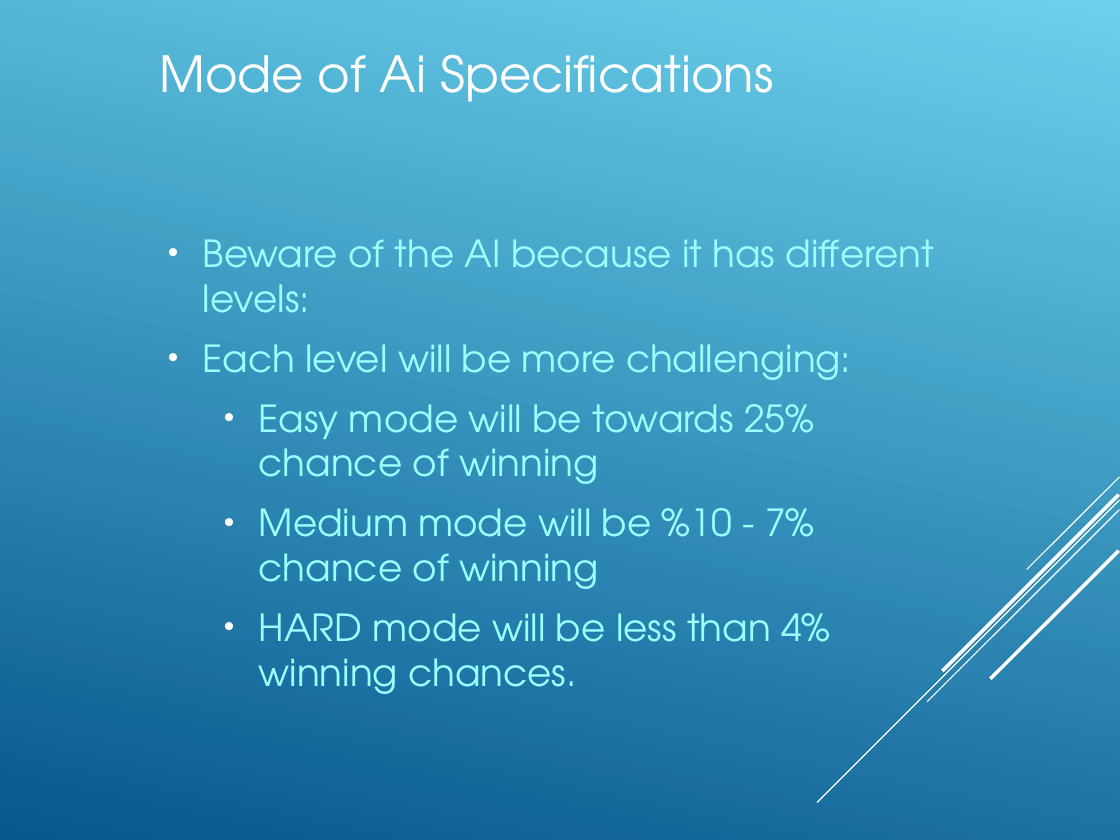
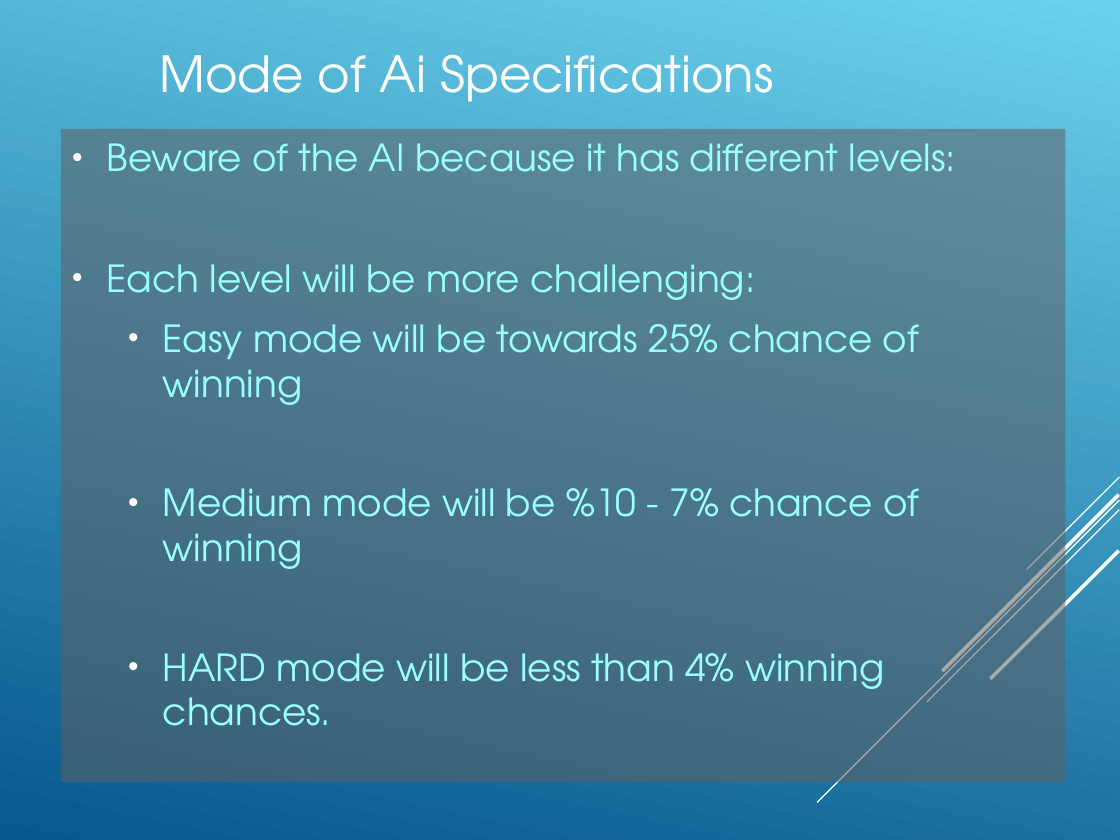
Before and after one commit to Amatarasu/A-Team, a slide deck: slide 34 of Power.Point.Presentation-bk.ppt. Drawn at 1120x840 pixels with LibreOffice and Linux fonts; fonts in the diff are those of the drawing. Boxes give left, top, right and bottom in pixels: in the first picture for what was removed or moved away, otherwise in the second. Text is boxed around its words. In the diff, an @@ line names an element or a change of style, - is before the commit and + after.

Commit message:
Fixed some formatting stuff on the powerpoint, its easier on the eyes and the formating was messy

```diff
--- a/Power.Point.Presentation-bk.ppt
+++ b/Power.Point.Presentation-bk.ppt
@@ background gradient #6BD1EC to #06588E to gradient #06588E to #6BD1EC @@
@@ rectangle "Beware of the AI because ...": place and size @@
-rectangle "Beware of the AI because ..." at [203,239,935,694]
+rectangle "Beware of the AI because ..." at [60,129,1065,782]
@@ rectangle "Beware of the AI because ..." at [60,129,1065,782]: fill none to #606060 at 53% opacity @@
```
Also in this commit, not shown: 34 other slides changed.
